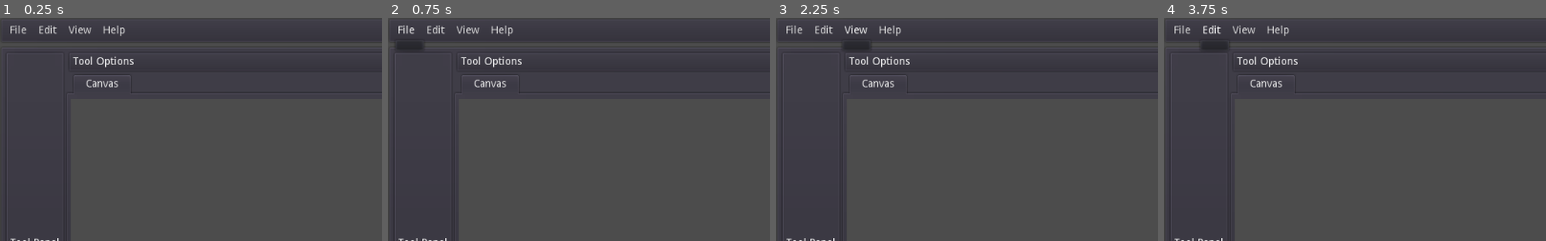
Above: before the commit, frames 1-4 (left to right).
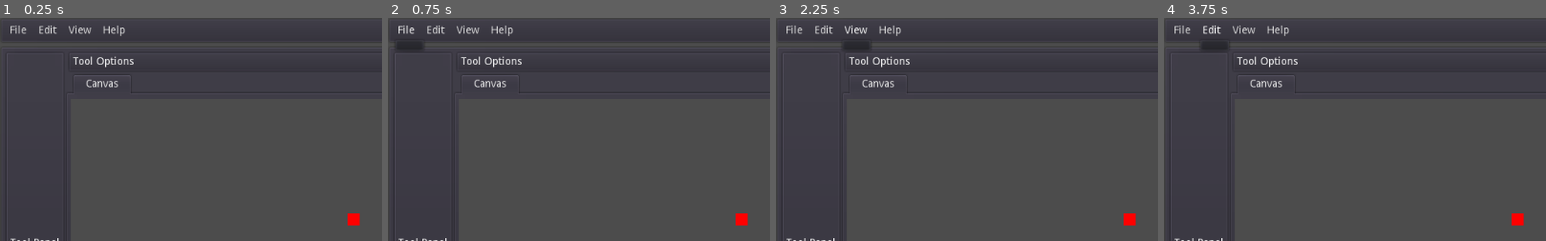
Above: after the commit, the same moments.

Repository: CatlockGames/Lattice
Game: Godot game, scene res://scenes/Lattice.tscn
Same seed, same stepped clock (60 frames per second), same inputs: the game is played once before the commit and once after it.
Inputs:
- Up to frame 1 (0.25 s): no input
- Up to frame 2 (0.75 s): click "File" at 0.5 s
- Up to frame 3 (2.25 s): click "Edit" at 1.25 s; click "View" at 2 s
- Up to frame 4 (3.75 s): click "File" at 2.75 s; click "Edit" at 3.5 s
The pictures show only the part of the screen within x 0-50%, y 0-50%; the shares and areas given below are measured in that part.

The runs differ from the first frame. In frame 1, 0.2% of the frame differs, in the area x 91-95%, y 87-94%; in frame 2, 0.2%; in frame 3, 0.2%; in frame 4, 0.2%.

Commit message:
Add initial zoom and drag controls, neeed to check focus

Diff:
--- a/project.godot
+++ b/project.godot
@@ -20,6 +20,24 @@
 run/low_processor_mode=true
 config/icon="res://icon.png"
 
+[input]
+
+canvas_drag={
+"deadzone": 0.5,
+"events": [ Object(InputEventMouseButton,"resource_local_to_scene":false,"resource_name":"","device":0,"alt":false,"shift":false,"control":false,"meta":false,"command":false,"button_mask":0,"position":Vector2( 0, 0 ),"global_position":Vector2( 0, 0 ),"factor":1.0,"button_index":3,"pressed":false,"doubleclick":false,"script":null)
+ ]
+}
+canvas_zoom_in={
+"deadzone": 0.5,
+"events": [ Object(InputEventMouseButton,"resource_local_to_scene":false,"resource_name":"","device":0,"alt":false,"shift":false,"control":false,"meta":false,"command":false,"button_mask":0,"position":Vector2( 0, 0 ),"global_position":Vector2( 0, 0 ),"factor":1.0,"button_index":4,"pressed":false,"doubleclick":false,"script":null)
+ ]
+}
+canvas_zoom_out={
+"deadzone": 0.5,
+"events": [ Object(InputEventMouseButton,"resource_local_to_scene":false,"resource_name":"","device":0,"alt":false,"shift":false,"control":false,"meta":false,"command":false,"button_mask":0,"position":Vector2( 0, 0 ),"global_position":Vector2( 0, 0 ),"factor":1.0,"button_index":5,"pressed":false,"doubleclick":false,"script":null)
+ ]
+}
+
 [rendering]
 
 environment/default_environment="res://default_env.tres"
--- a/scenes/Lattice.tscn
+++ b/scenes/Lattice.tscn
@@ -1,4 +1,7 @@
-[gd_scene format=2]
+[gd_scene load_steps=3 format=2]
+
+[ext_resource path="res://scripts/Canvas.gd" type="Script" id=1]
+[ext_resource path="res://scripts/Camera2D.gd" type="Script" id=2]
 
 [node name="Lattice" type="Control"]
 anchor_right = 1.0
@@ -107,7 +110,6 @@
 drag_to_rearrange_enabled = true
 
 [node name="Canvas" type="ViewportContainer" parent="UI/MainPanel/Main/HSplitContainer/Center/VSplitContainer/TabContainer"]
-editor/display_folded = true
 anchor_right = 1.0
 anchor_bottom = 1.0
 margin_left = 4.0
@@ -117,13 +119,20 @@
 size_flags_horizontal = 3
 size_flags_vertical = 3
 stretch = true
+script = ExtResource( 1 )
 
 [node name="Viewport" type="Viewport" parent="UI/MainPanel/Main/HSplitContainer/Center/VSplitContainer/TabContainer/Canvas"]
 size = Vector2( 742, 308 )
 handle_input_locally = false
 render_target_update_mode = 3
 
+[node name="TextureRect" type="TextureRect" parent="UI/MainPanel/Main/HSplitContainer/Center/VSplitContainer/TabContainer/Canvas/Viewport"]
+margin_right = 64.0
+margin_bottom = 64.0
+
 [node name="Camera2D" type="Camera2D" parent="UI/MainPanel/Main/HSplitContainer/Center/VSplitContainer/TabContainer/Canvas/Viewport"]
+current = true
+script = ExtResource( 2 )
 
 [node name="AnimationPanel" type="PanelContainer" parent="UI/MainPanel/Main/HSplitContainer/Center/VSplitContainer"]
 margin_top = 356.0
--- /dev/null
+++ b/scripts/Camera2D.gd
@@ -0,0 +1,27 @@
+extends Camera2D
+
+var drag := false
+var zoom_step := 1.1
+
+func _ready() -> void:
+	pass
+
+func _input(event) -> void:
+	# Dragging
+	if event.is_action_pressed("canvas_drag"):
+		drag = true
+	elif event.is_action_released("canvas_drag"):
+		drag = false
+	if event is InputEventMouseMotion && drag:
+		offset -= event.relative * zoom
+
+	# Zooming
+	if event is InputEventMouse:
+		if event.is_action_pressed("canvas_zoom_in"):
+			zoom_camera(1 / zoom_step, event.position)
+		elif event.is_action_pressed("canvas_zoom_out"):
+			zoom_camera(zoom_step, event.position)
+
+func zoom_camera(amount: float, target: Vector2) -> void:
+	offset += (-0.5 * get_viewport().size + target) * (zoom - zoom * amount)
+	zoom = zoom * amount
--- /dev/null
+++ b/scripts/Canvas.gd
@@ -0,0 +1,27 @@
+extends ViewportContainer
+
+var textureRect: TextureRect
+var layers := []
+
+# Called when the node enters the scene tree for the first time.
+func _ready() -> void:
+	textureRect = $Viewport/TextureRect
+
+	var image := Image.new()
+	image.create(16, 16, false, Image.FORMAT_RGBA8)
+	#image.set_pixel(10, 10, Color.red)
+	image.fill(Color.red)
+	var texture := ImageTexture.new()
+	texture.create_from_image(image)
+	layers.append([image, texture])
+	#textureRect.texture.draw(Vector2(20, 20), Color(1, 1, 1, 1))
+
+# Called every frame. 'delta' is the elapsed time since the previous frame.
+#func _process(delta) -> void:
+#	pass
+
+func _draw() -> void:
+	# Transparent background image
+	#todo checker pattern texture
+	#draw_texture(layers[0][1], Vector2(50, 50))
+	textureRect.texture = layers[0][1]
